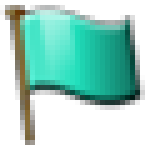
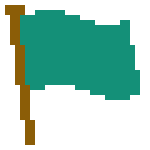
The second 150 × 150 image is a revision of the first. Changes to its layers:
added layer "Pasted Layer copy" above "Pasted Layer" over (5, 5, 140, 145)
hid "Pasted Layer" over (0, 5, 145, 145)
